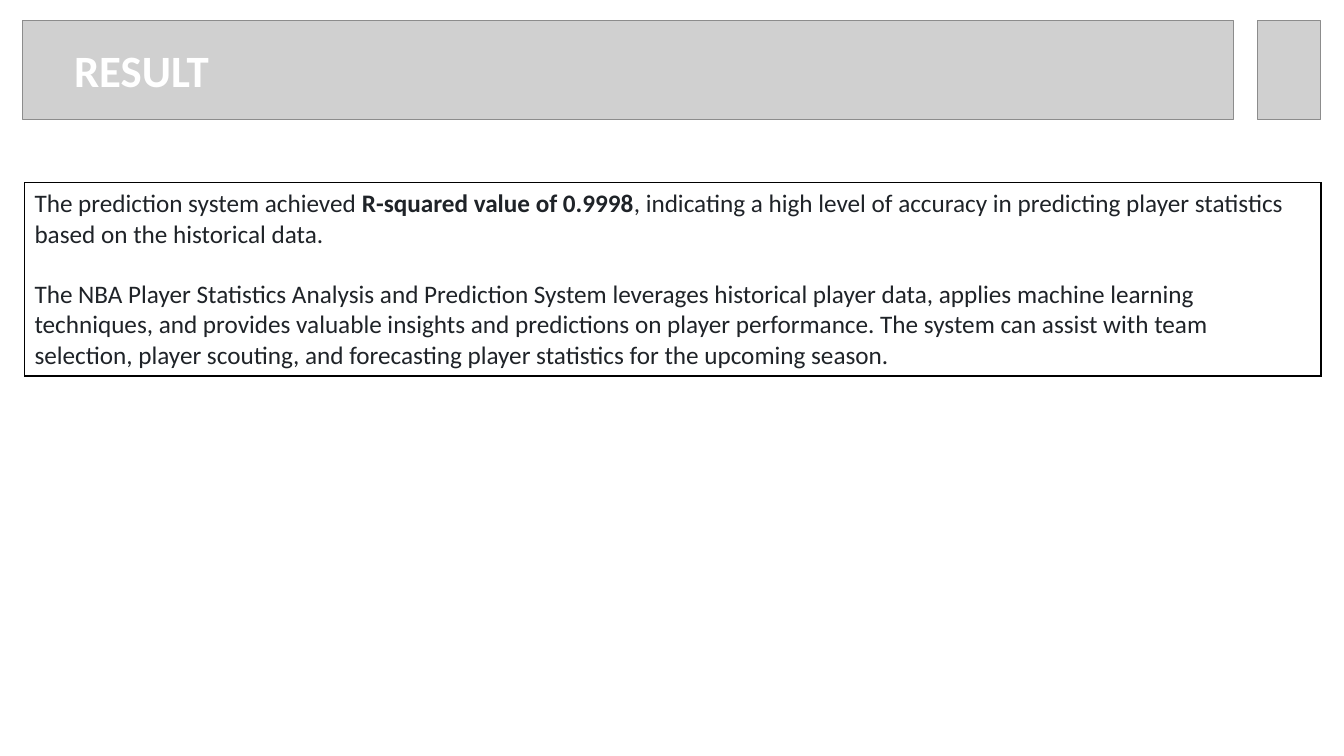
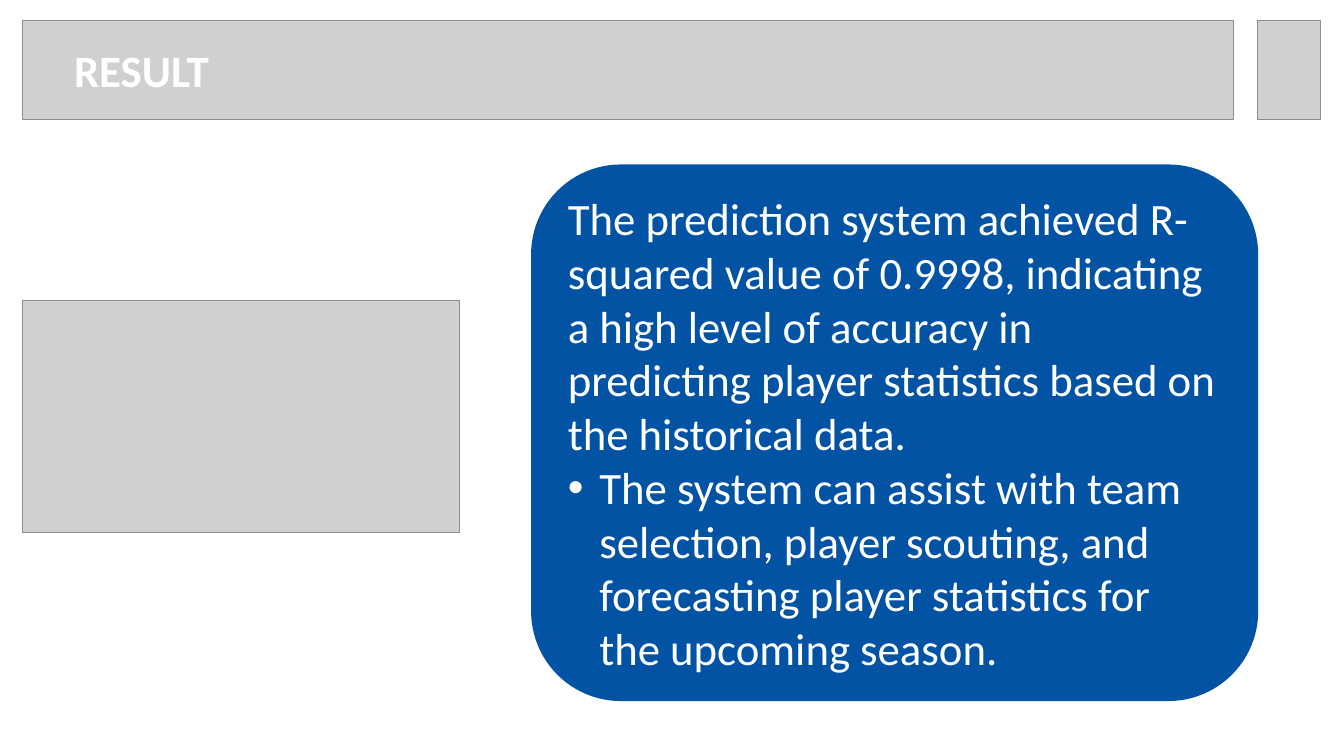
Before and after one commit to rmertoztop/project_4, a slide deck: slide 10 of Resources/NBA Project PPT.pptx. Drawn at 1344x756 pixels with LibreOffice and Linux fonts; fonts in the diff are those of the drawing; grey boxes stand for pictures. Boxes give left, top, right and bottom in pixels: in the first picture for what was removed or moved away, otherwise in the second. Text is boxed around its words. In the diff, an @@ line names an element or a change of style, - is before the commit and + after.

```diff
--- a/Resources/NBA Project PPT.pptx
+++ b/Resources/NBA Project PPT.pptx
@@ rounded rectangle "The prediction system achieved R-squared ...": place and size @@
-rounded rectangle "The prediction system achieved R-squared ..." at box(24, 182, 1321, 376)
+rounded rectangle "The prediction system achieved R-squared ..." at box(532, 165, 1258, 701)
@@ rounded rectangle "The prediction system achieved R-squared ..." at box(532, 165, 1258, 701): vertical alignment top to middle; rectangle to rounded rectangle; fill #FFFFFF to #0253A4; outline #000000 1 pt to #0253A4 1 pt @@
@@ text in rounded rectangle at box(568, 204, 1215, 451): size 18 to 32 pt, text colour #1F2328 to #FFFFFF in "The prediction system achieved R-squared value of ..."; bold off in "R-squared value of 0.9998," @@
@@ picture added at box(23, 300, 460, 533) @@
@@ text in rounded rectangle at box(599, 473, 1181, 673): text changed; size 18 to 32 pt; text colour #1F2328 to #FFFFFF @@
-The NBA Player Statistics Analysis and Prediction System leverages historical player data, applies machine learning techniques, and provides valuable insights and predictions on player performance. The system can assist with team selection, player scouting, and forecasting player statistics for the upcoming season.
+• The system can assist with team selection, player scouting, and forecasting player statistics for the upcoming season.
```
Also in this commit, not shown: 4 other slides changed, 6 slides added, 5 slides removed, 2 other files.
